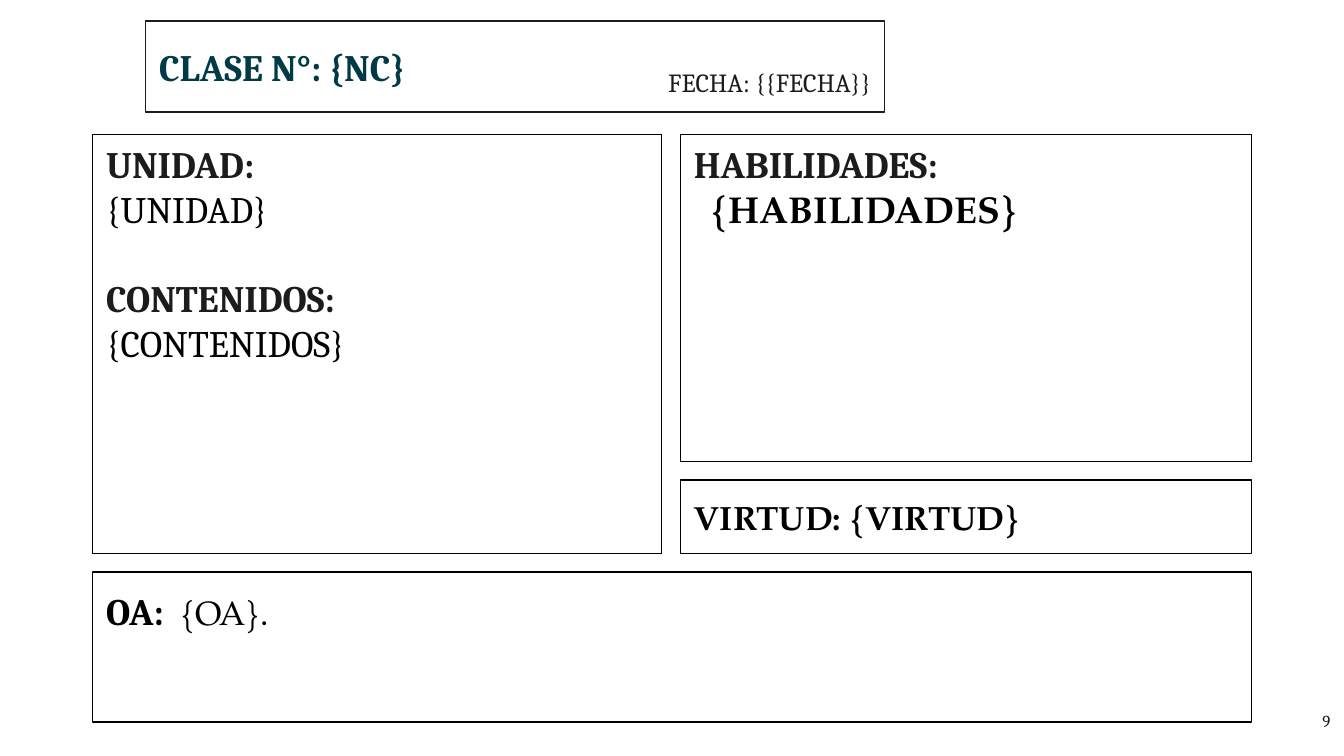
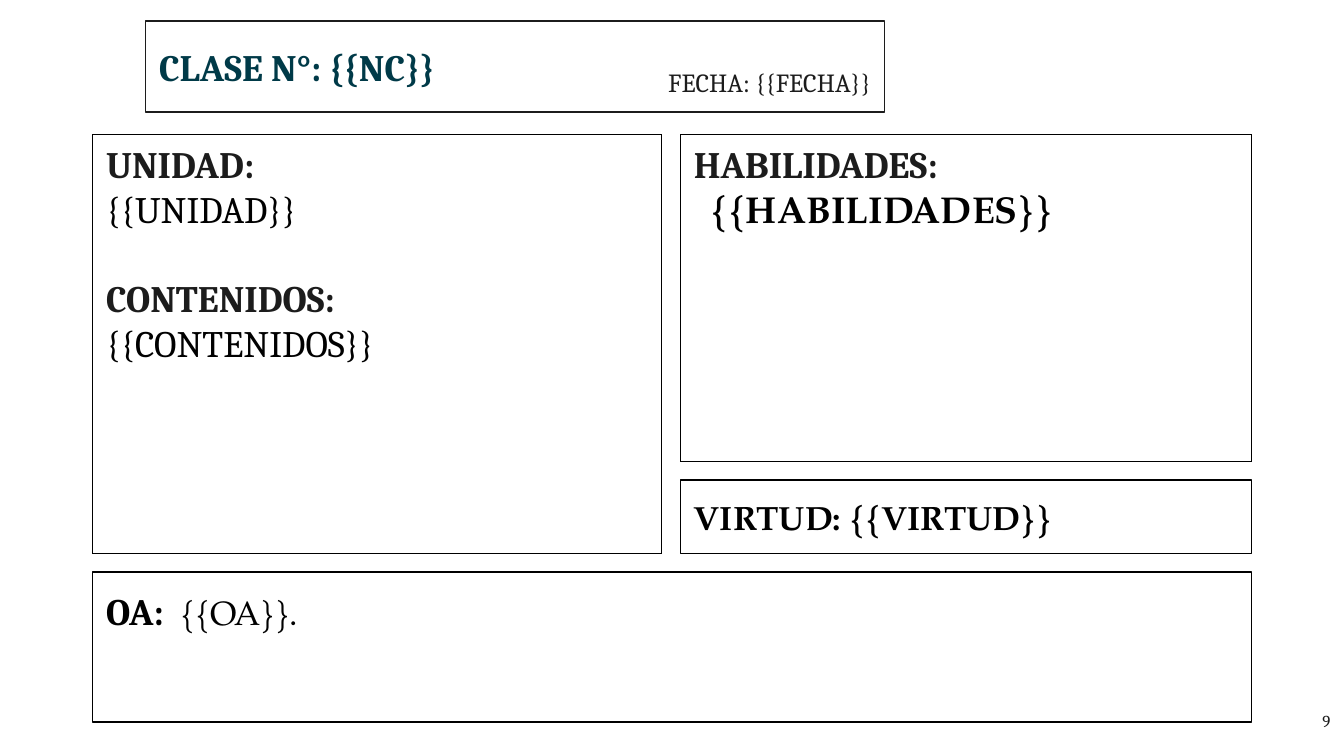
Before and after one commit to rolandomontero/rolux, a slide deck: slide 9 of PLANTILLA_QCA.pptx. Drawn at 1344x756 pixels with LibreOffice and Linux fonts; fonts in the diff are those of the drawing; background and template pictures are left out. Boxes give left, top, right and bottom in pixels: in the first picture for what was removed or moved away, otherwise in the second. Text is boxed around its words. In the diff, an @@ line names an element or a change of style, - is before the commit and + after.

```diff
--- a/PLANTILLA_QCA.pptx
+++ b/PLANTILLA_QCA.pptx
@@ title at <box>159,53,435,87</box>: text changed @@
-CLASE N°: {NC}
+CLASE N°: {{NC}}
@@ text at <box>106,196,296,229</box>: text changed @@
-{UNIDAD}
+{{UNIDAD}}
@@ text at <box>711,195,1053,233</box>: text changed @@
-{HABILIDADES}
+{{HABILIDADES}}
@@ text at <box>106,330,374,363</box>: text changed @@
-{CONTENIDOS}
+{{CONTENIDOS}}
@@ text at <box>694,505,1053,539</box>: text changed @@
-VIRTUD: {VIRTUD}
+VIRTUD: {{VIRTUD}}
@@ text at <box>106,599,299,634</box>: text changed @@
-OA: {OA}.
+OA: {{OA}}.
```
Also in this commit, not shown: 2 other slides changed, 6 other files.
